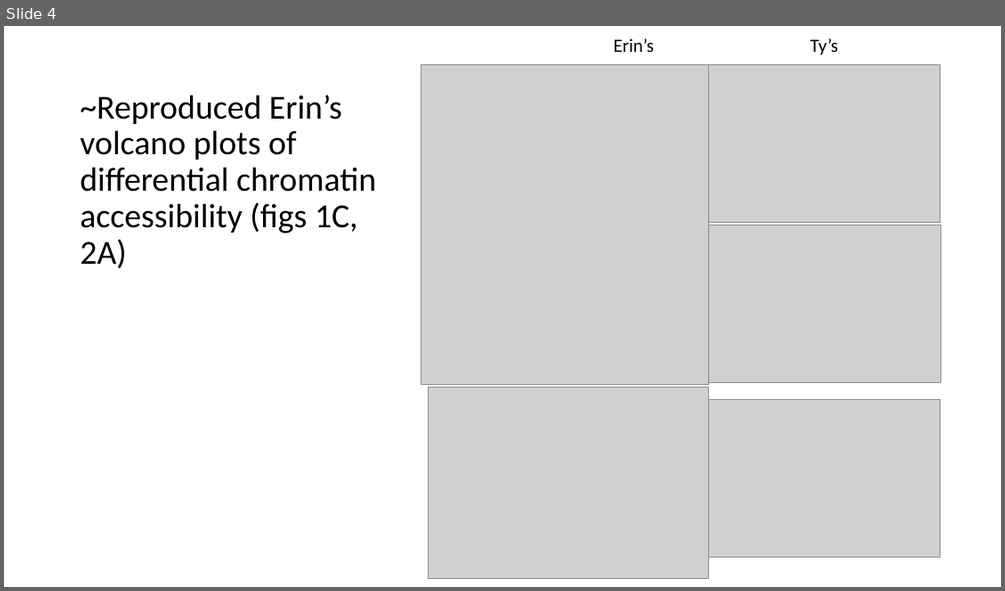
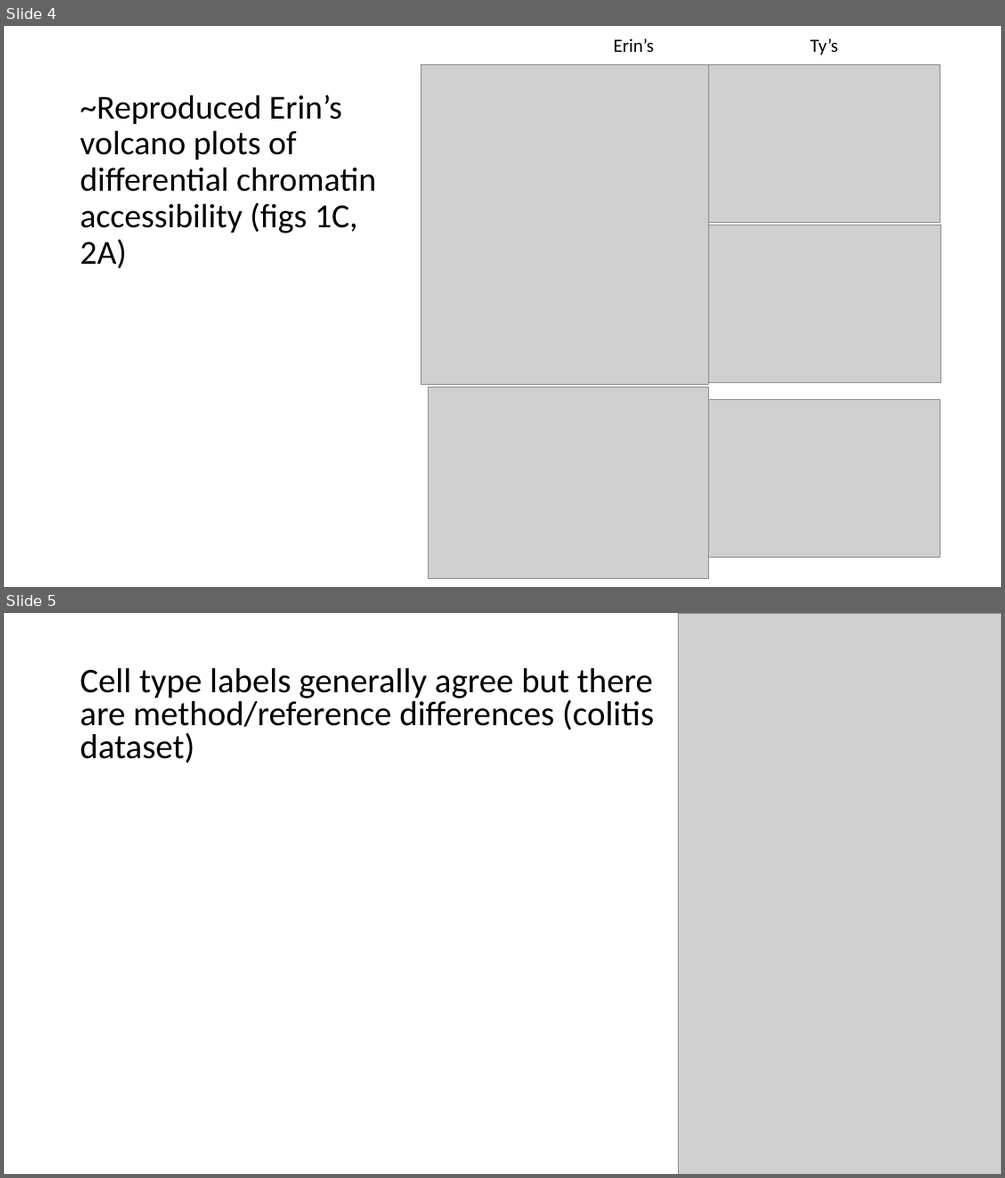
Before and after one commit to tybottorff/bottorffdocs, a slide deck: presentations/weekly_meetings/2_15_24.pptx. Shown one above the other, each under a label of ours: slide 4 before the commit, slides 4 and 5 after it. The pictures are 1005x591 and 1005x1178 pixels, drawn with LibreOffice and Linux fonts; fonts in the diff are those of the drawing; grey boxes stand for pictures. Boxes give left, top, right and bottom in pixels: in the first picture for what was removed or moved away, otherwise in the second. Text is boxed around its words. In the diff, an @@ line names an element or a change of style, - is before the commit and + after.

```diff
--- a/presentations/weekly_meetings/2_15_24.pptx
+++ b/presentations/weekly_meetings/2_15_24.pptx
@@ slide 5 added at bbox=[4, 613, 1001, 1174], background #FFFFFF @@
@@ picture added at bbox=[678, 613, 1001, 1174] @@
@@ text added at bbox=[80, 668, 654, 763], 33.3 pt, text #000000 @@
+Cell type labels generally agree but there are method/reference differences (colitis dataset)
```
Also in this commit, not shown: 1 slide changed, 1 other slide added, 1 slide removed.
